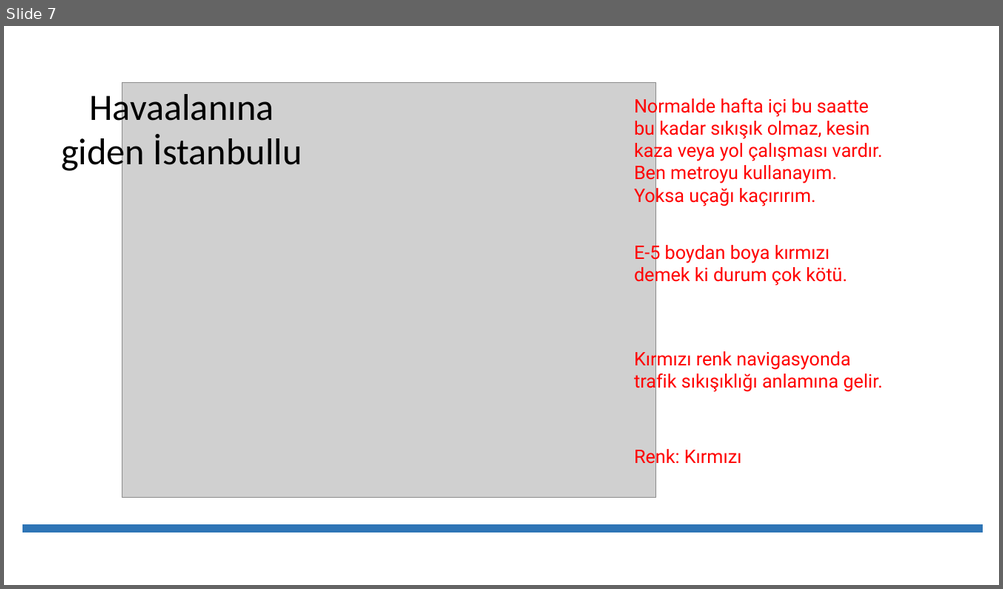
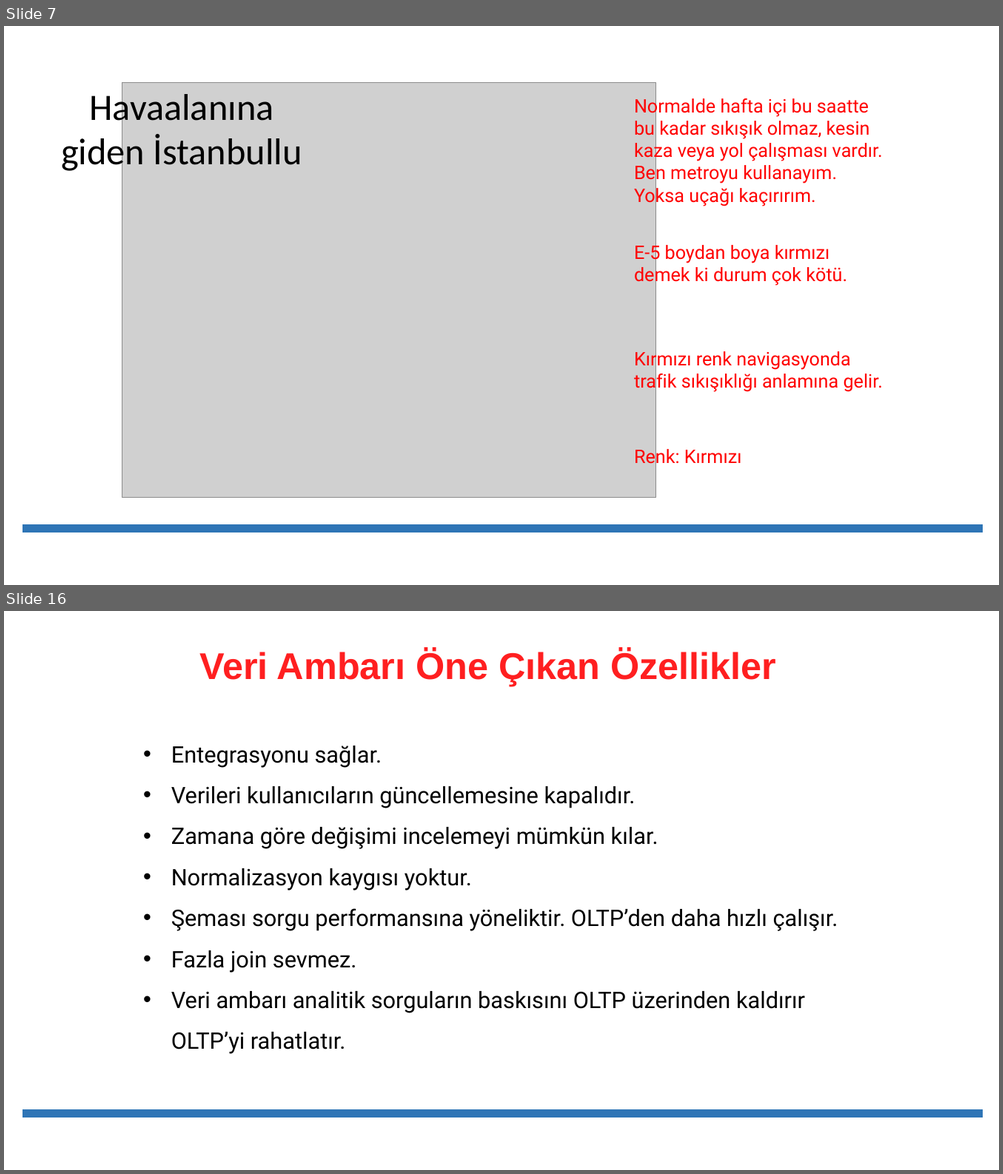
Before and after one commit to erkansirin78/preprocessing-analysis-ml-dl-big-data, a slide deck: 08_etl/01_ETL_Darawarehouse.pptx. Shown one above the other, each under a label of ours: slide 7 before the commit, slides 7 and 16 after it; the slides between them are not shown. The pictures are 1003x589 and 1003x1174 pixels, drawn with LibreOffice and Linux fonts; fonts in the diff are those of the drawing; grey boxes stand for pictures. Boxes give left, top, right and bottom in pixels: in the first picture for what was removed or moved away, otherwise in the second. Text is boxed around its words. In the diff, an @@ line names an element or a change of style, - is before the commit and + after.

```diff
--- a/08_etl/01_ETL_Darawarehouse.pptx
+++ b/08_etl/01_ETL_Darawarehouse.pptx
@@ slide 16 added at (4,611,999,1170), background #FFFFFF @@
@@ text added at (199,649,776,686), 36 pt, text #FF1F20, bold @@
+Veri Ambarı Öne Çıkan Özellikler
@@ text added at (171,746,838,1054), 22 pt, text #000000 @@
+• Entegrasyonu sağlar.
+• Verileri kullanıcıların güncellemesine kapalıdır.
+• Zamana göre değişimi incelemeyi mümkün kılar.
+• Normalizasyon kaygısı yoktur.
+• Şeması sorgu performansına yöneliktir. OLTP’den daha hızlı çalışır.
+• Fazla join sevmez.
+• Veri ambarı analitik sorguların baskısını OLTP üzerinden kaldırır OLTP’yi rahatlatır.
@@ line added from (22, 1114) to (983, 1114), #2E75B6 8 pt @@
```
Also in this commit, not shown: 4 slides changed, 33 other slides added, 34 other files.
